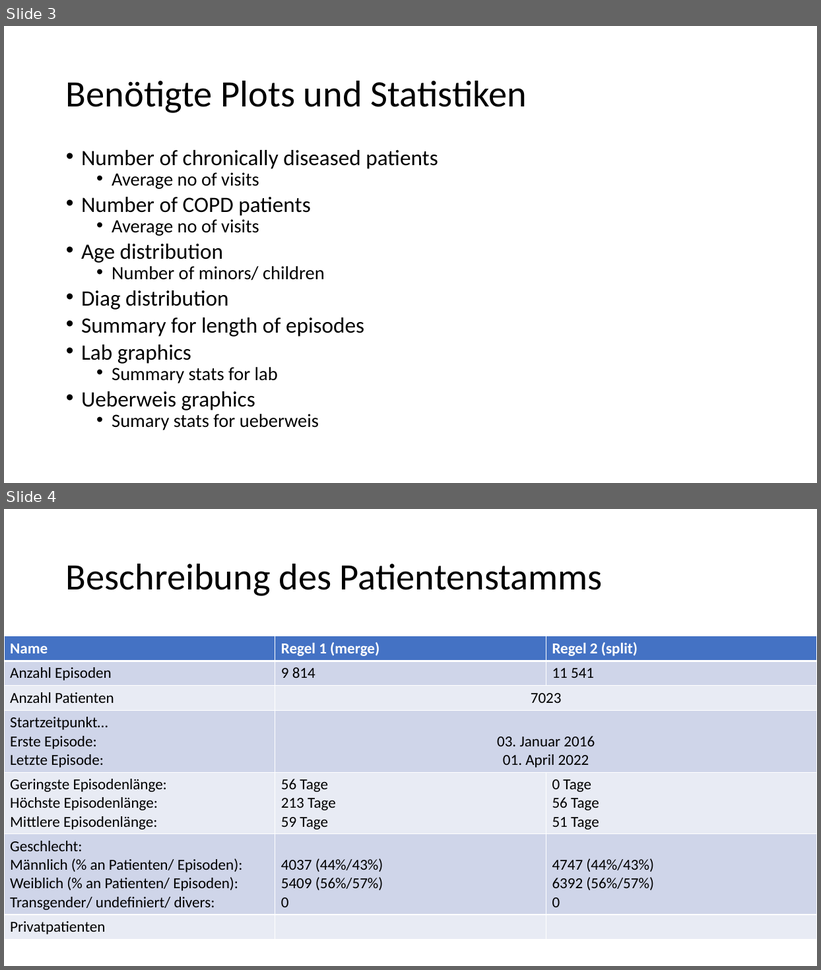
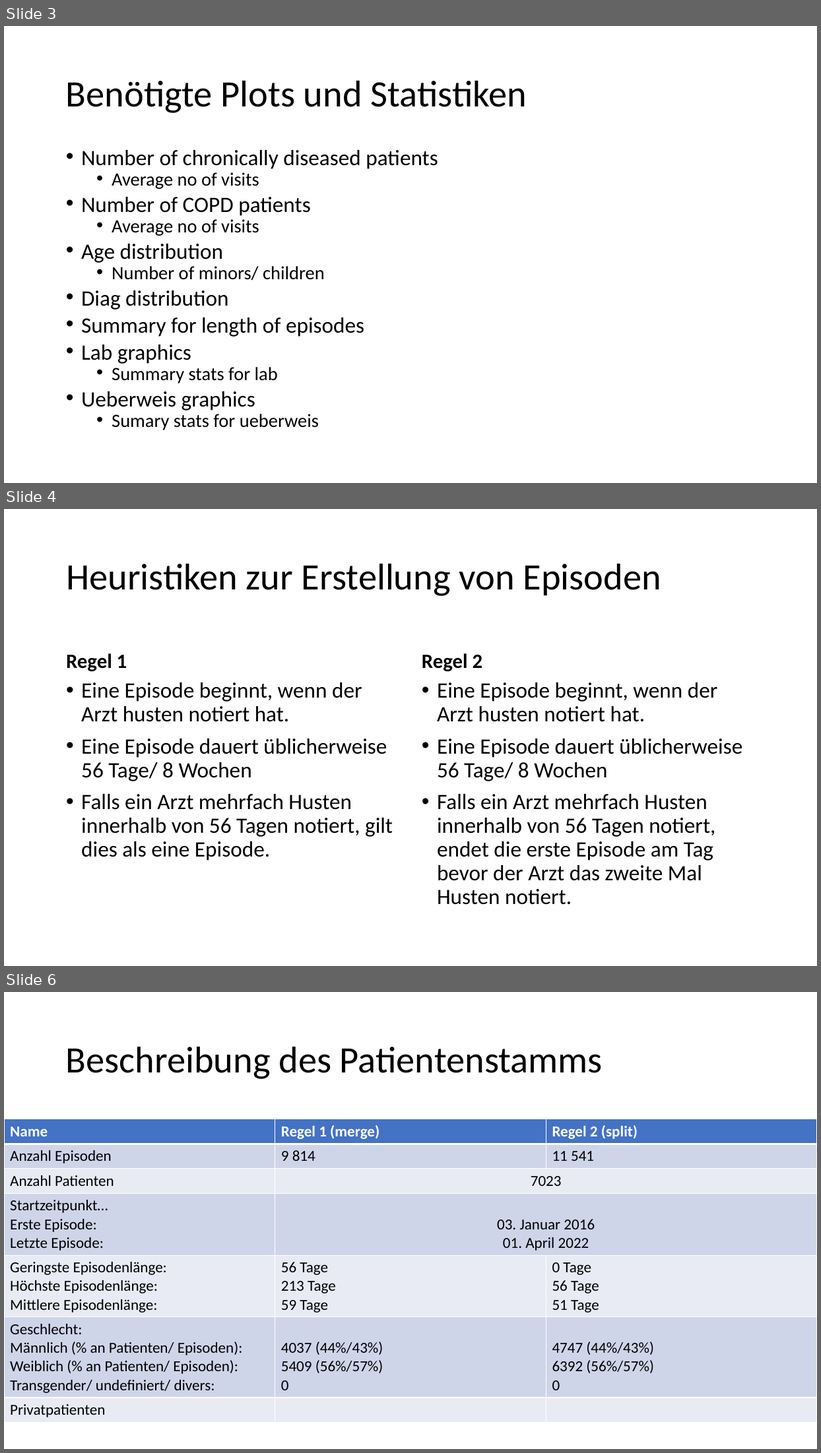
Before and after one commit to rapkroes/Code_UKSH_Husten, a slide deck: presentation Steinhaeuser 20_12_23.pptx. Shown one above the other, each under a label of ours: slides 3 and 4 before the commit, slides 3, 4 and 6 after it; the slides between them are not shown. The pictures are 821x970 and 821x1453 pixels, drawn with LibreOffice and Linux fonts; fonts in the diff are those of the drawing. Boxes give left, top, right and bottom in pixels: in the first picture for what was removed or moved away, otherwise in the second. Text is boxed around its words. In the diff, an @@ line names an element or a change of style, - is before the commit and + after.

```diff
--- a/presentation Steinhaeuser 20_12_23.pptx
+++ b/presentation Steinhaeuser 20_12_23.pptx
@@ slide 4 added at (x1=4, y1=509, x2=817, y2=966), background #FFFFFF @@
@@ title added at (x1=66, y1=563, x2=661, y2=596), 44 pt, text #000000 @@
+Heuristiken zur Erstellung von Episoden
@@ text added at (x1=66, y1=654, x2=127, y2=672), 24 pt, text #000000, bold @@
+Regel 1
@@ text added at (x1=422, y1=654, x2=483, y2=672), 24 pt, text #000000, bold @@
+Regel 2
@@ text added at (x1=81, y1=683, x2=393, y2=861), 25.9 pt, text #000000 @@
+• Eine Episode beginnt, wenn der Arzt husten notiert hat.
+• Eine Episode dauert üblicherweise 56 Tage/ 8 Wochen
+• Falls ein Arzt mehrfach Husten innerhalb von 56 Tagen notiert, gilt dies als eine Episode.
@@ text added at (x1=437, y1=683, x2=743, y2=905), 25.9 pt, text #000000 @@
+• Eine Episode beginnt, wenn der Arzt husten notiert hat.
+• Eine Episode dauert üblicherweise 56 Tage/ 8 Wochen
+• Falls ein Arzt mehrfach Husten innerhalb von 56 Tagen notiert, endet die erste Episode am Tag bevor der Arzt das zweite Mal Husten notiert.
@@ what was slide 4 is now slide 6 @@
```
Also in this commit, not shown: 2 slides changed, 22 other slides added, 1 other file.
